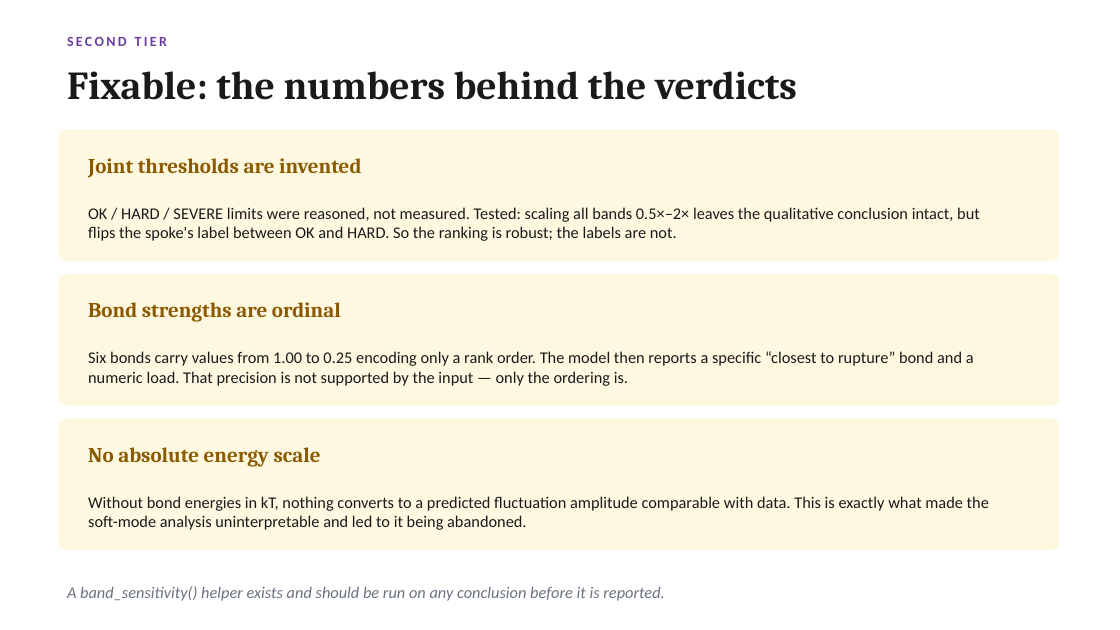
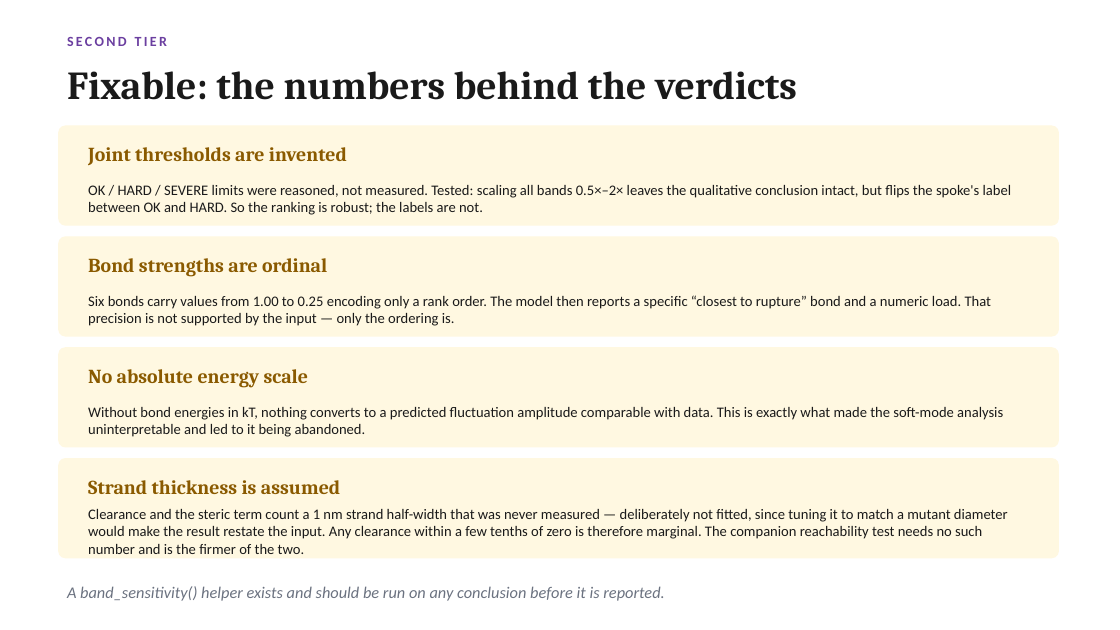
Before and after one commit to UPGON/CenGeometry, a slide deck: slide 6 of presentations/02_CenGeometry_Critical_Evaluation.pptx. Drawn at 1120x630 pixels with LibreOffice and Linux fonts; fonts in the diff are those of the drawing. Boxes give left, top, right and bottom in pixels: in the first picture for what was removed or moved away, otherwise in the second. Text is boxed around its words. In the diff, an @@ line names an element or a change of style, - is before the commit and + after.

```diff
--- a/presentations/02_CenGeometry_Critical_Evaluation.pptx
+++ b/presentations/02_CenGeometry_Critical_Evaluation.pptx
@@ rounded rectangle: place and size @@
-rounded rectangle at <box>59,130,1059,260</box>
+rounded rectangle at <box>59,126,1059,225</box>
@@ text "Joint thresholds are invented": place and size @@
-text "Joint thresholds are invented" at <box>88,158,361,178</box>
+text "Joint thresholds are invented" at <box>88,147,347,165</box>
@@ text "OK / HARD / SEVERE ...": place and size @@
-text "OK / HARD / SEVERE ..." at <box>88,207,980,241</box>
+text "OK / HARD / SEVERE ..." at <box>88,185,1012,215</box>
@@ proportions changed in 3 elements at <box>59,126,1059,225</box>, <box>59,459,1059,558</box>, <box>59,237,1059,336</box> @@
@@ rounded rectangle: place and size @@
-rounded rectangle at <box>59,275,1059,405</box>
+rounded rectangle at <box>59,237,1059,336</box>
@@ text "Bond strengths are ordinal": place and size @@
-text "Bond strengths are ordinal" at <box>88,302,341,322</box>
+text "Bond strengths are ordinal" at <box>88,258,327,277</box>
@@ text "Six bonds carry values from ...": place and size @@
-text "Six bonds carry values from ..." at <box>88,351,974,386</box>
+text "Six bonds carry values from ..." at <box>88,295,991,326</box>
@@ rounded rectangle added at <box>59,348,1059,447</box>, fill #FFF8E1, outline #FFF8E1 1 pt @@
@@ size 18 to 17 pt in 3 elements at <box>88,147,347,165</box>, <box>88,258,327,277</box>, <box>88,369,309,388</box> @@
@@ text "No absolute energy scale": place and size @@
-text "No absolute energy scale" at <box>88,447,321,467</box>
+text "No absolute energy scale" at <box>88,369,309,388</box>
@@ size 14 to 12.5 pt in 3 elements at <box>88,185,1012,215</box>, <box>88,295,991,326</box>, <box>88,407,1003,437</box> @@
@@ text "Without bond energies in kT, ...": place and size @@
-text "Without bond energies in kT, ..." at <box>88,496,989,530</box>
+text "Without bond energies in kT, ..." at <box>88,407,1003,437</box>
@@ rounded rectangle: place and size @@
-rounded rectangle at <box>59,419,1059,549</box>
+rounded rectangle at <box>59,459,1059,558</box>
@@ text added at <box>88,480,340,494</box>, 17 pt, text #8A5A00, bold @@
+Strand thickness is assumed
@@ text added at <box>88,509,1008,554</box>, 12.5 pt, text #1A1A1A @@
+Clearance and the steric term count a 1 nm strand half-width that was never measured — deliberately not fitted, since tuning it to match a mutant diameter would make the result restate the input. Any clearance within a few tenths of zero is therefore marginal. The companion reachability test needs no such number and is the firmer of the two.
```
Also in this commit, not shown: 1 other slide changed, 1 slide added, 28 other files.
